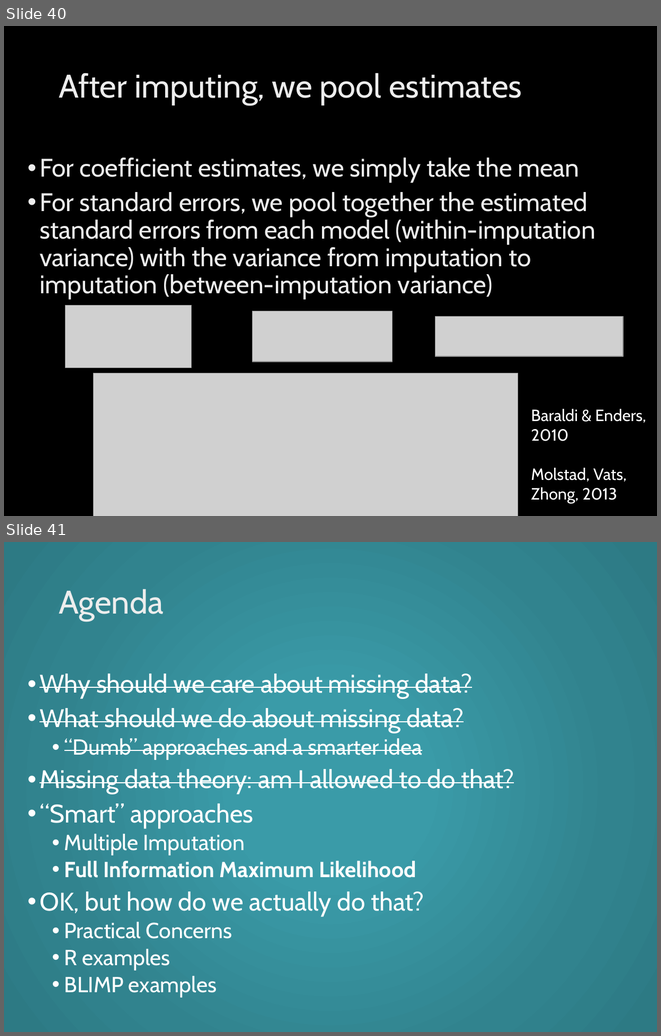
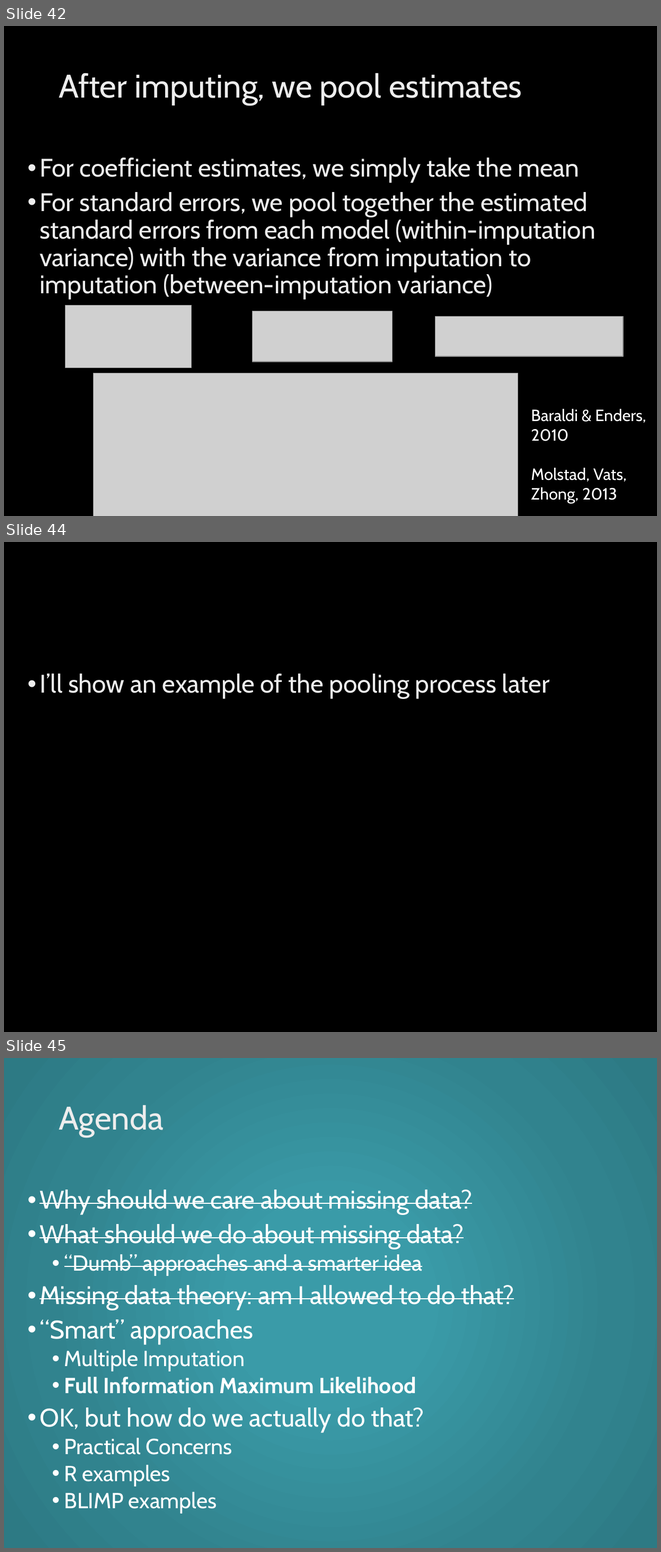
Before and after one commit to mhalvo/missingdata, a slide deck: MissingDataWorkshop2018.pptx. Shown one above the other, each under a label of ours: slides 40 and 41 before the commit, slides 42, 44 and 45 after it; the slides between them are not shown. The pictures are 661x1036 and 661x1552 pixels, drawn with LibreOffice and Linux fonts; fonts in the diff are those of the drawing; grey boxes stand for pictures; background and template pictures are left out. Boxes give left, top, right and bottom in pixels: in the first picture for what was removed or moved away, otherwise in the second. Text is boxed around its words. In the diff, an @@ line names an element or a change of style, - is before the commit and + after.

```diff
--- a/MissingDataWorkshop2018.pptx
+++ b/MissingDataWorkshop2018.pptx
@@ slide 44 added at box(4, 542, 657, 1032), background picture (left out) @@
@@ text added at box(40, 673, 550, 699), 28 pt, text gradient #BFBFBF to #EDEDED to #FFFFFF @@
+• I’ll show an example of the pooling process later
@@ what was slide 40 is now slide 42 @@
@@ what was slide 41 is now slide 45 @@
```
Also in this commit, not shown: 6 slides changed, 9 other slides added, 3 other files.
